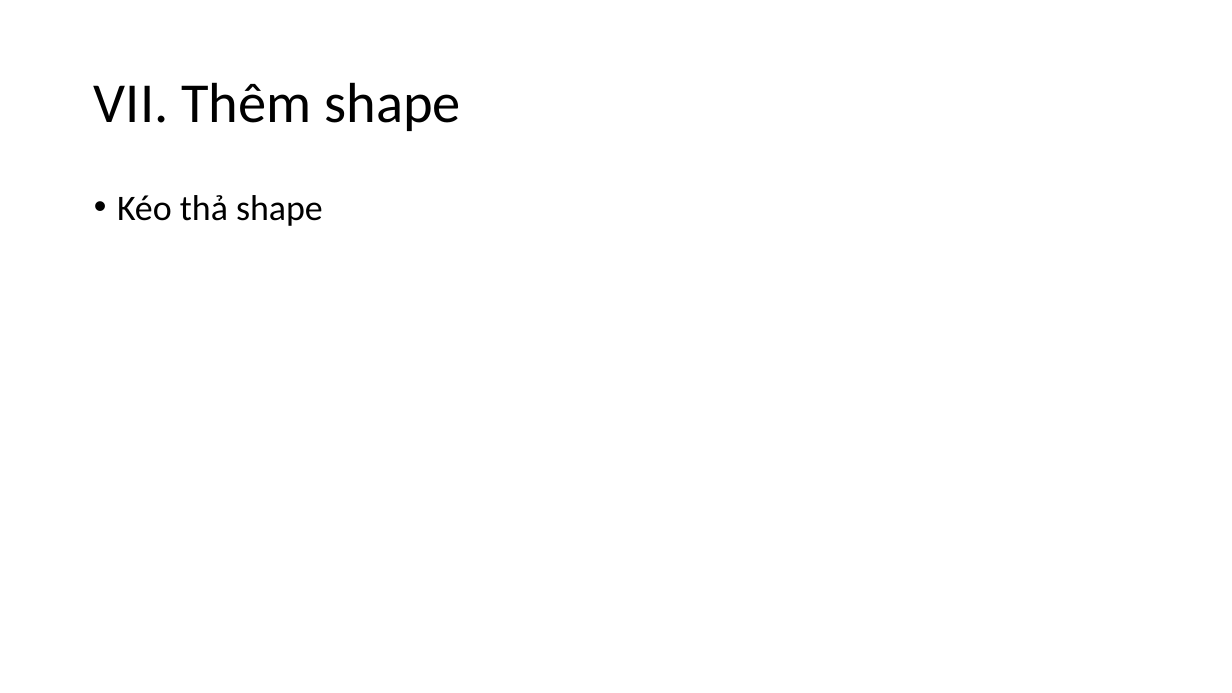
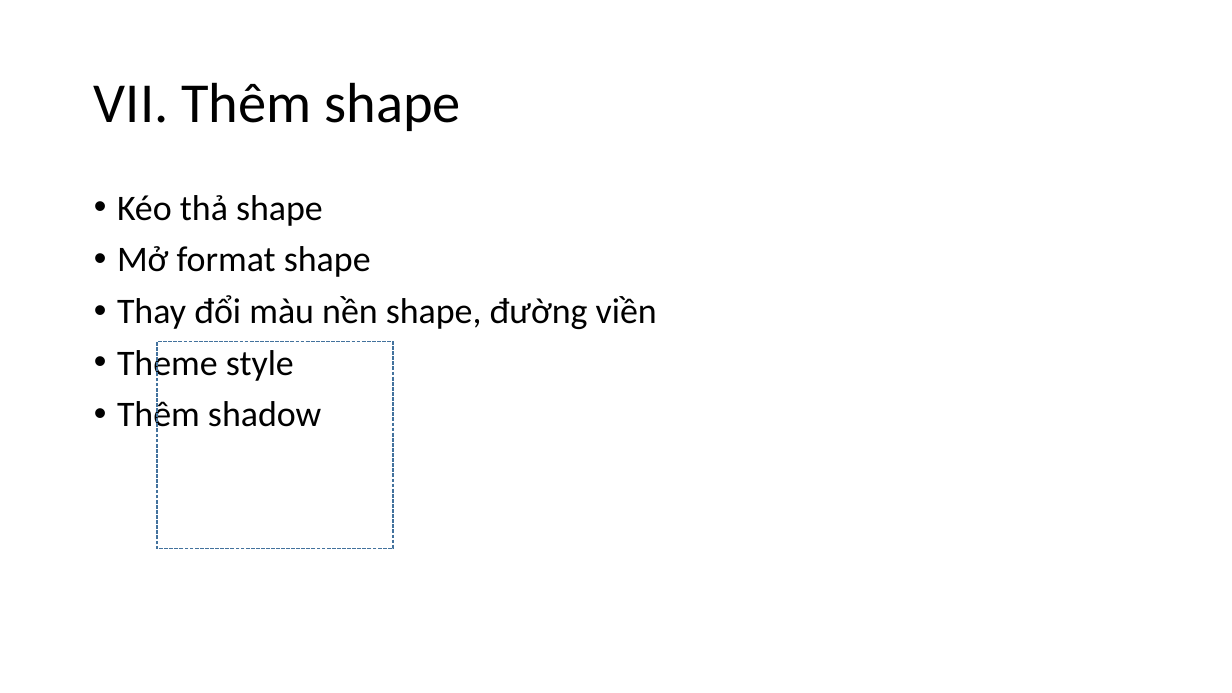
Before and after one commit to tranthanhbinh2603/PPTmasterclassV6_Powerpoint_from_A_to_Z, a slide deck: slide 7 of Powerpoint cơ bản.pptx. Drawn at 1232x693 pixels with LibreOffice and Linux fonts; fonts in the diff are those of the drawing. Boxes give left, top, right and bottom in pixels: in the first picture for what was removed or moved away, otherwise in the second. Text is boxed around its words. In the diff, an @@ line names an element or a change of style, - is before the commit and + after.

Commit message:
Commit lần 2

```diff
--- a/Powerpoint cơ bản.pptx
+++ b/Powerpoint cơ bản.pptx
@@ text at <box>117,246,657,436</box>: paragraphs added @@
+• Mở format shape
+• Thay đổi màu nền shape, đường viền
+• Theme style
+• Thêm shadow
@@ rectangle added at <box>157,342,394,549</box>, outline #43739E 1 pt dashed @@
```
Also in this commit, not shown: 5 slides added.
